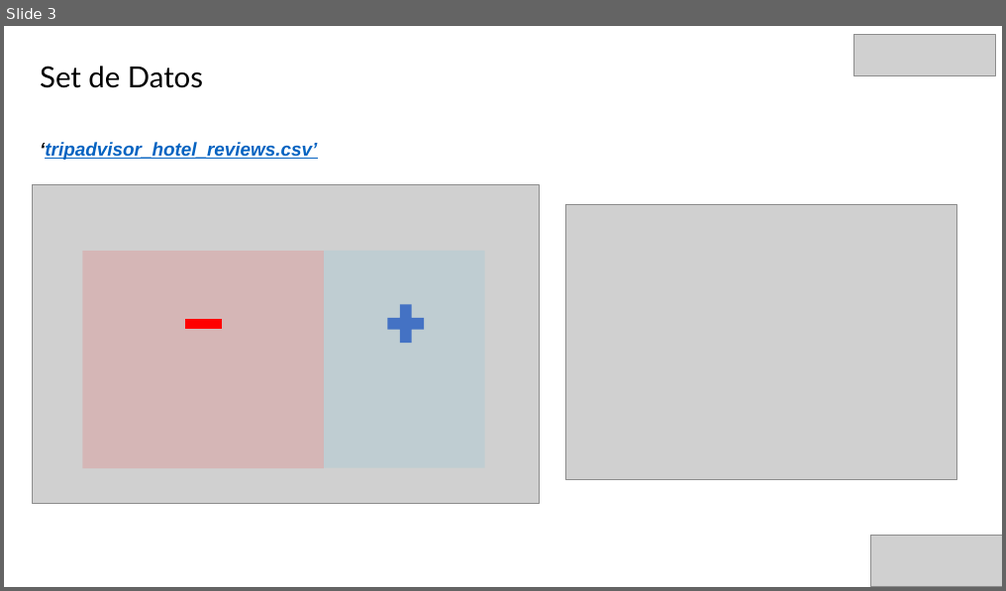
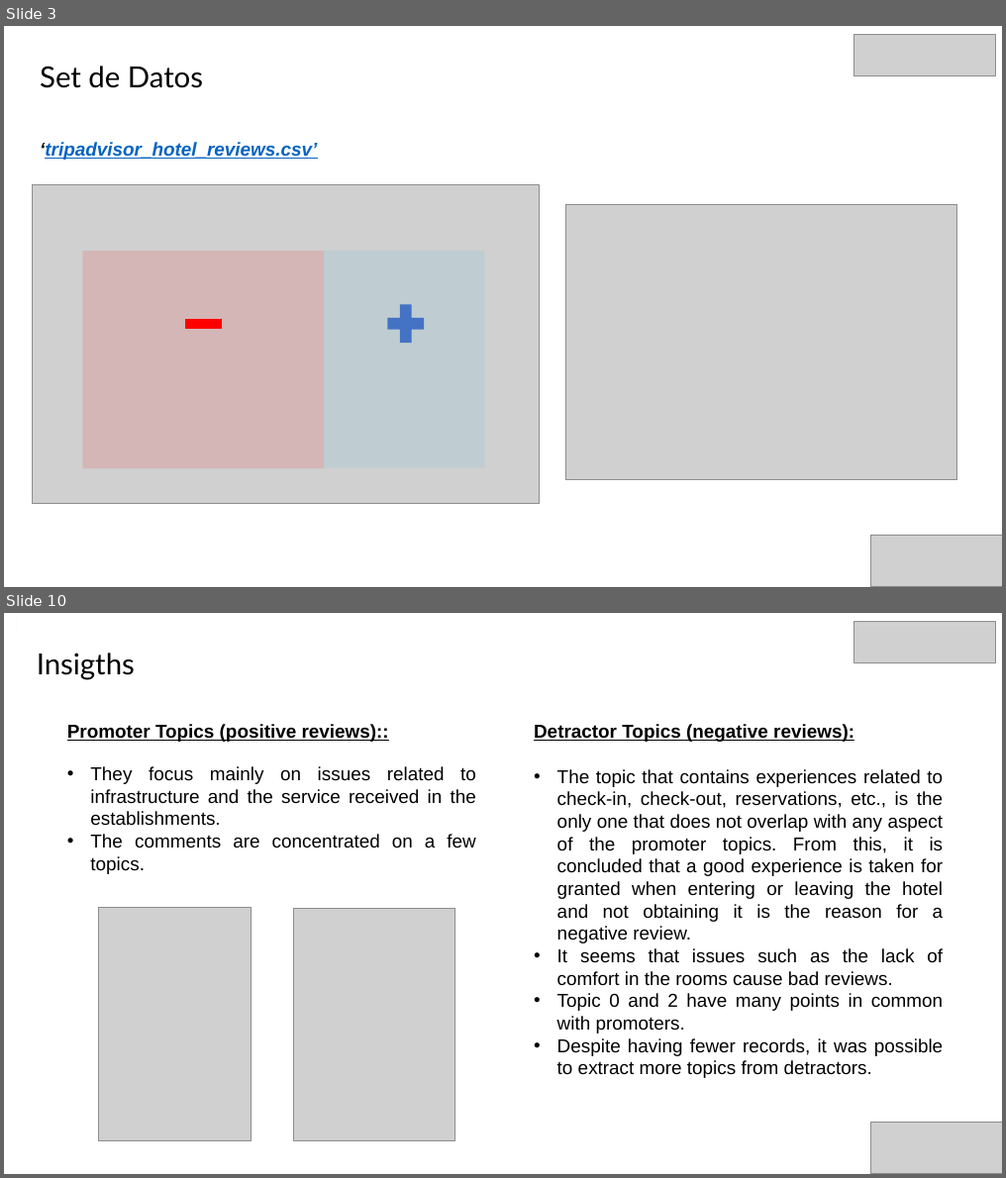
Before and after one commit to john30sg/TripAdvisorTopicModeling, a slide deck: TM_TP0G1_Zanelli_Spena_Sandoval_Biga.pptx. Shown one above the other, each under a label of ours: slide 3 before the commit, slides 3 and 10 after it; the slides between them are not shown. The pictures are 1006x591 and 1006x1178 pixels, drawn with LibreOffice and Linux fonts; fonts in the diff are those of the drawing; grey boxes stand for pictures. Boxes give left, top, right and bottom in pixels: in the first picture for what was removed or moved away, otherwise in the second. Text is boxed around its words. In the diff, an @@ line names an element or a change of style, - is before the commit and + after.

```diff
--- a/TM_TP0G1_Zanelli_Spena_Sandoval_Biga.pptx
+++ b/TM_TP0G1_Zanelli_Spena_Sandoval_Biga.pptx
@@ slide 10 added at <box>4,613,1002,1174</box>, background #FFFFFF @@
@@ rectangle added at <box>17,615,17,637</box>, fill #F5F5F5 @@
@@ rectangle added at <box>17,626,1002,626</box>, fill #F5F5F5 @@
@@ picture added at <box>854,621,995,663</box> @@
@@ text added at <box>37,653,135,679</box>, 28 pt, text #000000 @@
+Insigths
@@ text added at <box>67,724,476,874</box>, 18 pt, text #000000 @@
+Promoter Topics (positive reviews)::
+• They focus mainly on issues related to infrastructure and the service received in the establishments.
+• The comments are concentrated on a few topics.
@@ text added at <box>534,724,944,1078</box>, 18 pt, text #000000 @@
+Detractor Topics (negative reviews):
+• The topic that contains experiences related to check-in, check-out, reservations, etc., is the only one that does not overlap with any aspect of the promoter topics. From this, it is concluded that a good experience is taken for granted when entering or leaving the hotel and not obtaining it is the reason for a negative review.
+• It seems that issues such as the lack of comfort in the rooms cause bad reviews.
+• Topic 0 and 2 have many points in common with promoters.
+• Despite having fewer records, it was possible to extract more topics from detractors.
@@ picture added at <box>98,908,252,1143</box> @@
@@ picture added at <box>293,909,454,1143</box> @@
@@ picture added at <box>871,1122,1002,1174</box> @@
```
Also in this commit, not shown: 1 slide changed, 8 other slides added, 11 slides removed, 2 other files.
